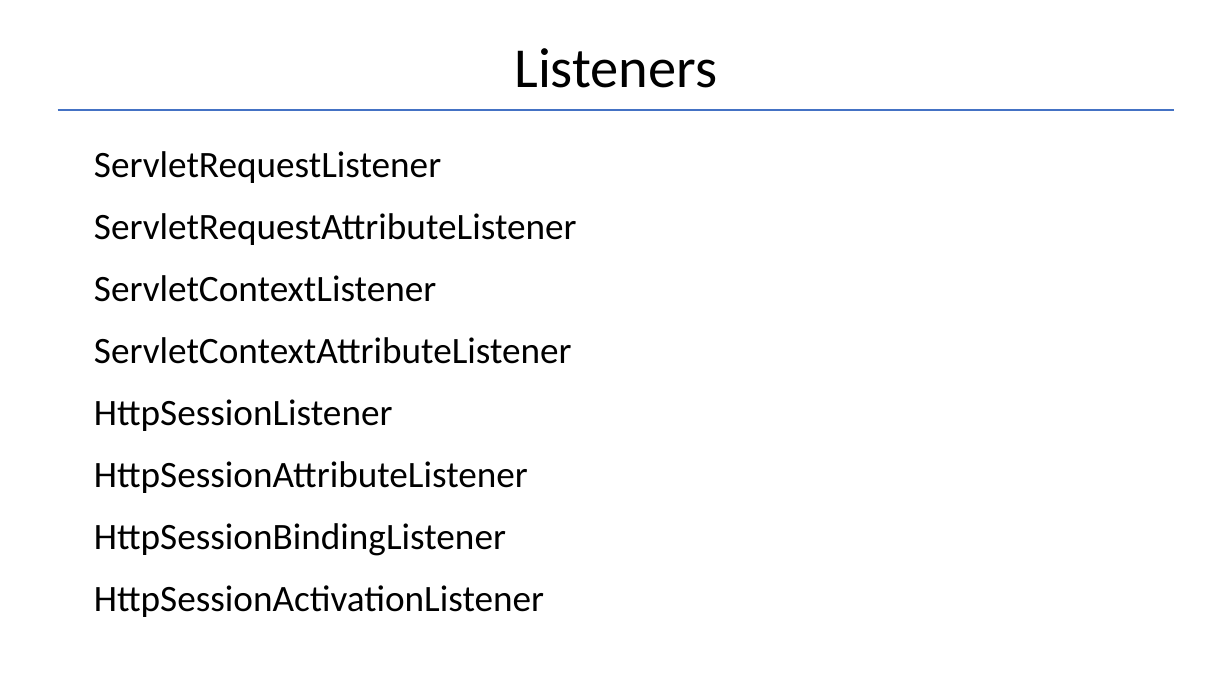
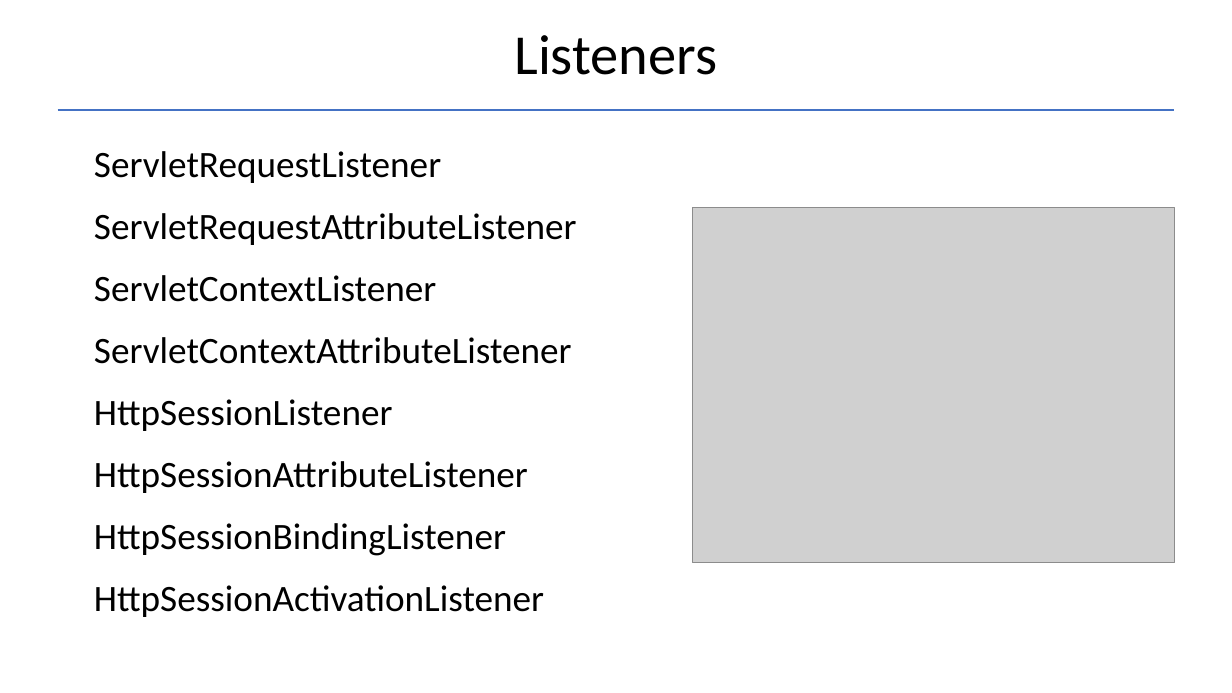
Before and after one commit to Garnik94/Levelup_presentations, a slide deck: slide 16 of Servlet/Servlet_Presentation.pptx. Drawn at 1232x693 pixels with LibreOffice and Linux fonts; fonts in the diff are those of the drawing; grey boxes stand for pictures. Boxes give left, top, right and bottom in pixels: in the first picture for what was removed or moved away, otherwise in the second. Text is boxed around its words. In the diff, an @@ line names an element or a change of style, - is before the commit and + after.

```diff
--- a/Servlet/Servlet_Presentation.pptx
+++ b/Servlet/Servlet_Presentation.pptx
@@ title "Listeners": place and size @@
-title "Listeners" at [514,48,717,88]
+title "Listeners" at [514,35,717,75]
@@ picture added at [692,207,1175,563] @@
```
Also in this commit, not shown: 7 other slides changed, 2 other files.
